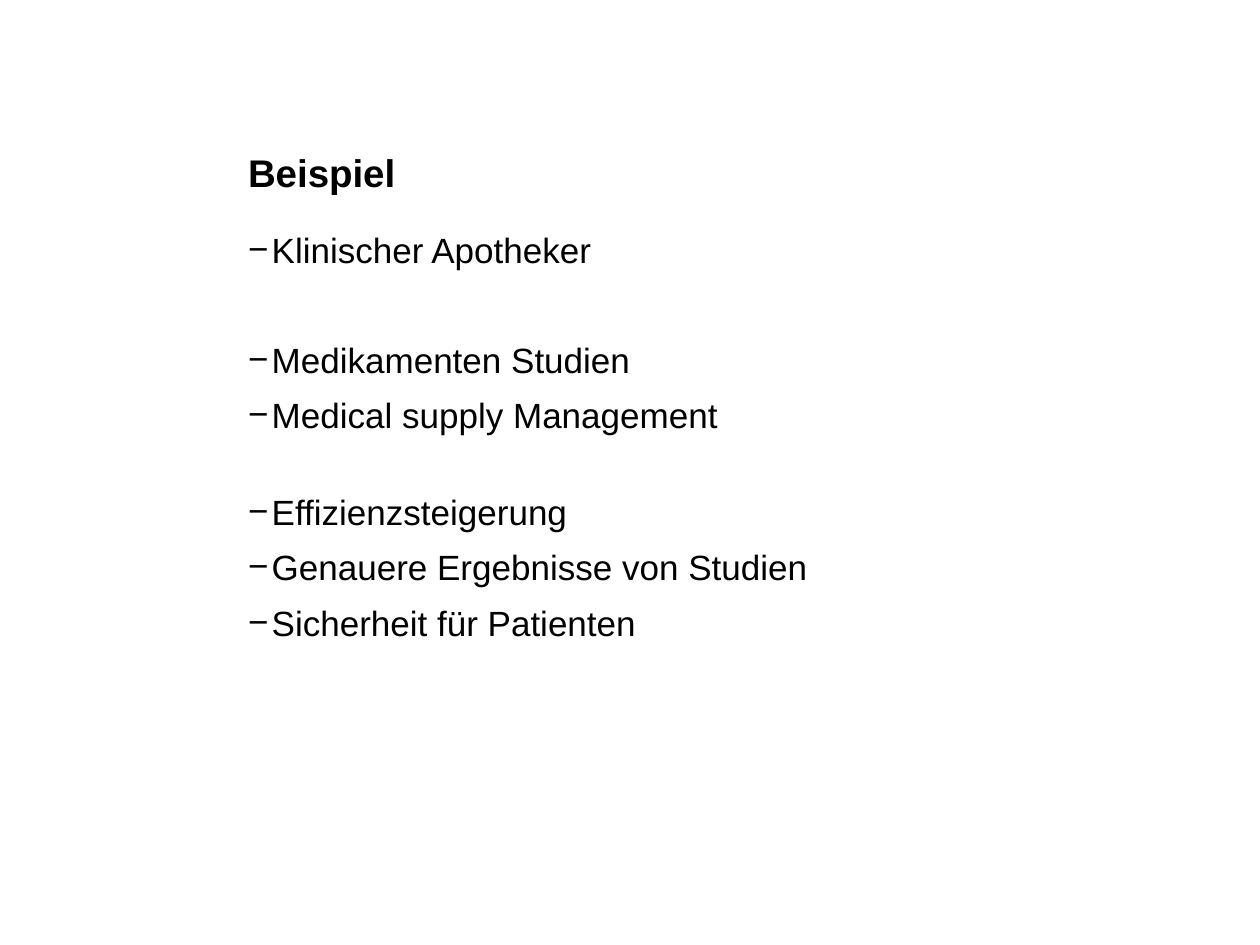
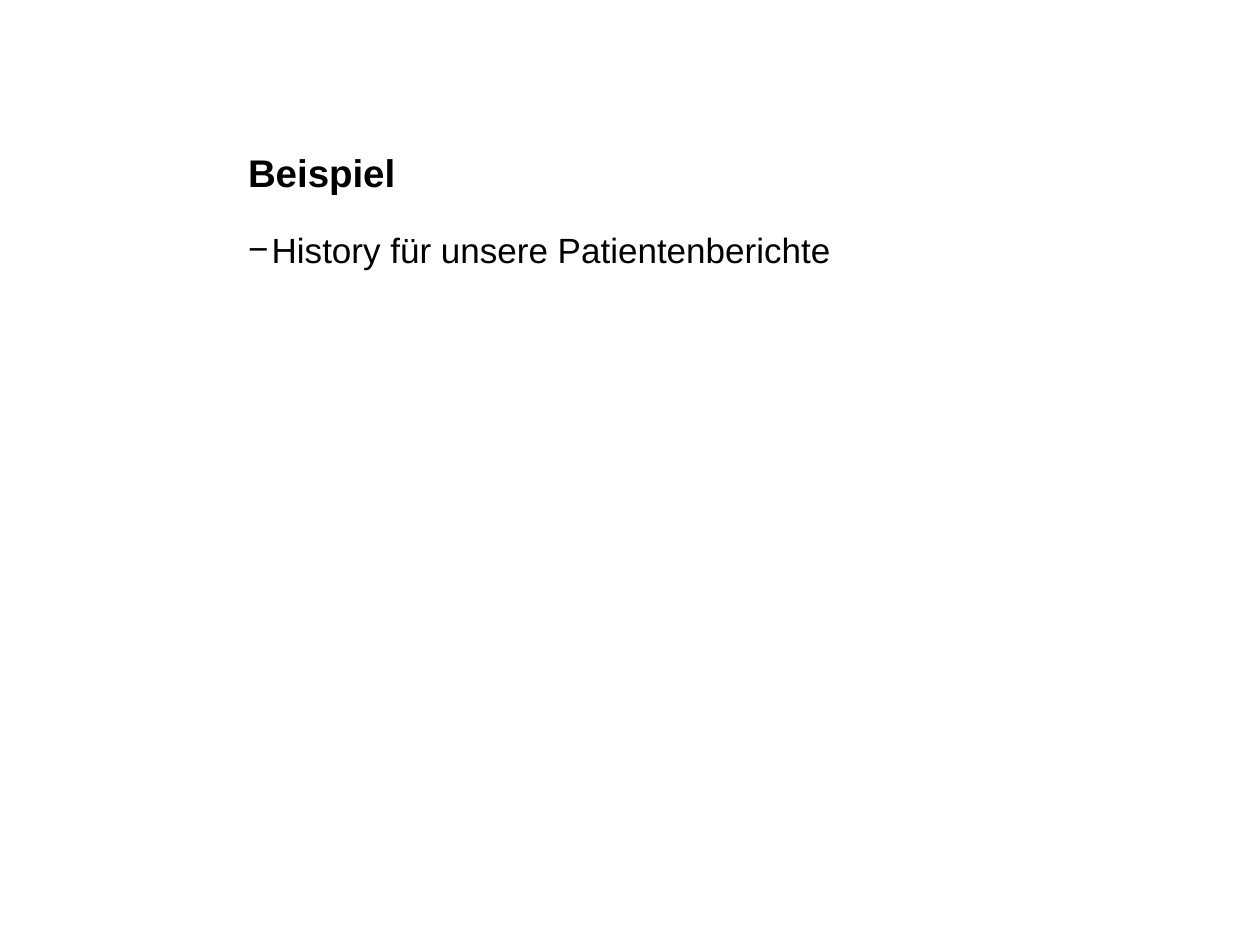
Before and after one commit to andef4/ch.bfh.bti7081.s2013.blue, a slide deck: slide 6 of doc/task13/memento.ppt. Drawn at 1260x945 pixels with LibreOffice and Linux fonts; fonts in the diff are those of the drawing; background and template pictures are left out. Boxes give left, top, right and bottom in pixels: in the first picture for what was removed or moved away, otherwise in the second. Text is boxed around its words. In the diff, an @@ line names an element or a change of style, - is before the commit and + after.

Commit message:
updated memento presentation

```diff
--- a/doc/task13/memento.ppt
+++ b/doc/task13/memento.ppt
@@ text at [272,237,831,269]: text changed @@
-    − Klinischer Apotheker
-    − Medikamenten Studien
-    − Medical supply Management
-    − Effizienzsteigerung
-    − Genauere Ergebnisse von Studien
-    − Sicherheit für Patienten
+    − History für unsere Patientenberichte
```
